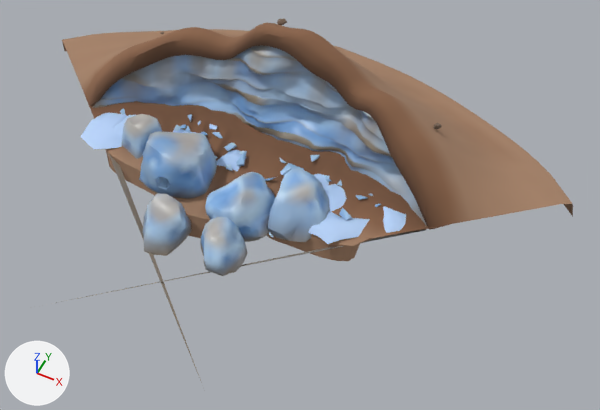
Before and after pictures for a commit that changed the glTF model static/martian/assets/models/ice_outcrop.glb.
One viewpoint serves both versions: a 50 mm lens placed at (4.53, -6.73, 8.33), pointed at (1.22, -0.1, 0.04). The axes (+X, +Y, +Z) are drawn at lower left. The lights are the same throughout. The picture after the commit comes second. Where no turn or scale is listed for an object, it has been applied to the vertices. Vertices at exactly the same position are counted once.
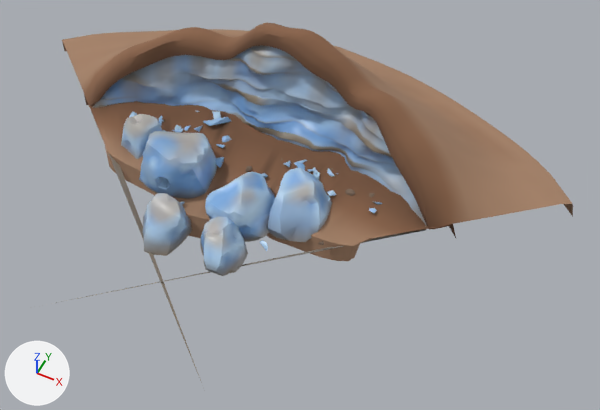
What changed in the scene script:
```text
Change me_mesh_6:
    used by ob_mesh_6; location = (-3.95, 3.37, -0.3)
    remove me_mesh_6.from_pydata(...)  # 2791 vertices, 4943 faces; spans x 0.0..8.48, y -6.37..0.0, z 0.0..1.89
    add me_mesh_6.from_pydata(...)  # 2711 vertices, 4878 faces; spans x 0.0..8.48, y -6.37..0.0, z 0.0..1.89
    me_mesh_6 part 1: the loose piece of 12 vertices spanning x 4.16..4.3, y -3.87..-3.77, z 0.32..0.4 is scaled about its middle by (1.21, 1.21, 1.22), then moved by (1.45, 0.84, 0.0)
    me_mesh_6 part 2: the loose piece of 12 vertices spanning x 3.88..4.01, y -1.66..-1.54, z 1.64..1.72 is scaled about its middle by 1.19, then moved by (2.03, -1.33, -1.31)
    me_mesh_6 part 3: 44 loose pieces with 320 vertices, spanning x 2.0..6.49, y -4.14..-0.96, z 0.32..1.01, are deleted
    me_mesh_6 part 4: 1 vertex moved within x 4.77, y -3.88, z 0.37; 226 vertices removed from x 1.44..6.87, y -3.95..-2.07, z 0.29..1.65; 466 vertices added at x 1.13..7.17, y -4.47..-1.67, z 0.0..1.65
    me_mesh_6 part 5: 721 kept faces spanning x 1.37..6.93, y -4.22..-1.99, z 0.2..1.89 get new vertex colours; the middle colour goes from grey #aba29d to grey #b9aba3
    other edits to the shape of me_mesh_6 do not show in these pictures
    remove me_mesh_6.materials.append(mat_frost)
```

Pixel boxes [x1, y1, x2, y2] of what changed, in the pictures (600 x 410 px; the box of a moved part takes in the faces that stretch with it):
'Mesh_6', reshaped: before [46, 18, 573, 391]; after [46, 23, 573, 391]
part 1 of me_mesh_6, moved or reshaped (not visible before): after [345, 189, 355, 196]
part 2 of me_mesh_6, moved or reshaped: before [277, 18, 287, 25]; after [369, 193, 375, 197]
part 3 of me_mesh_6, deleted: before [120, 108, 442, 238]
part 4 of me_mesh_6, cut back: before [81, 113, 430, 244]; after [84, 94, 456, 251]
part 5 of me_mesh_6, recoloured: [88, 39, 436, 239] in both
